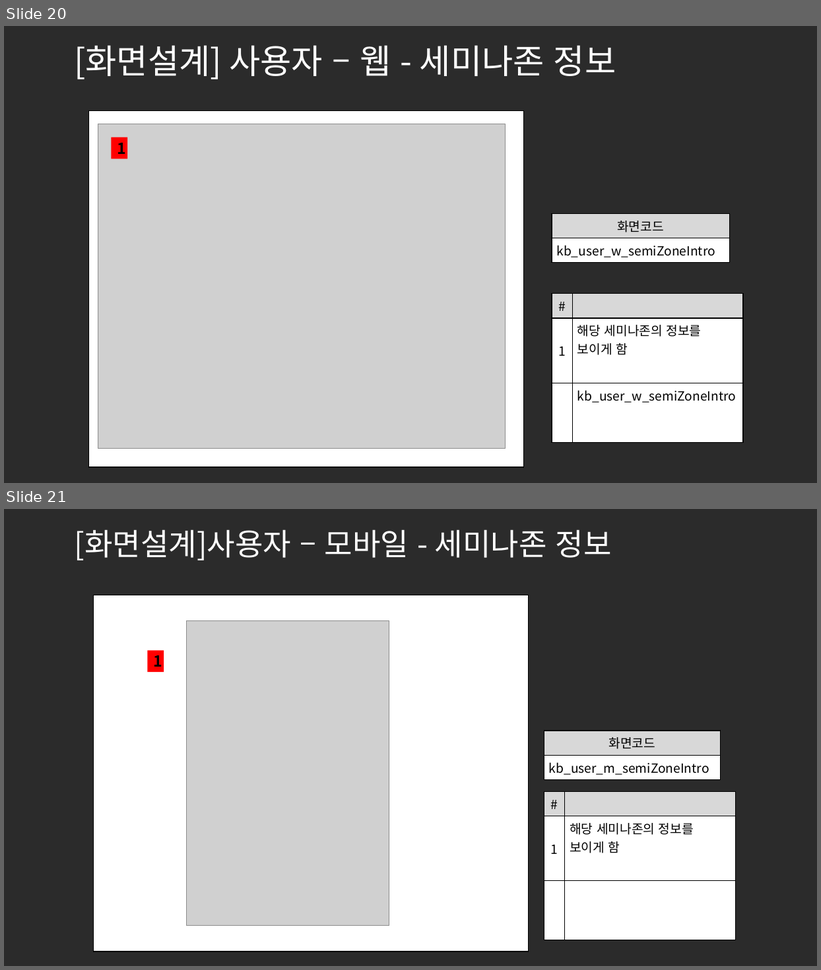
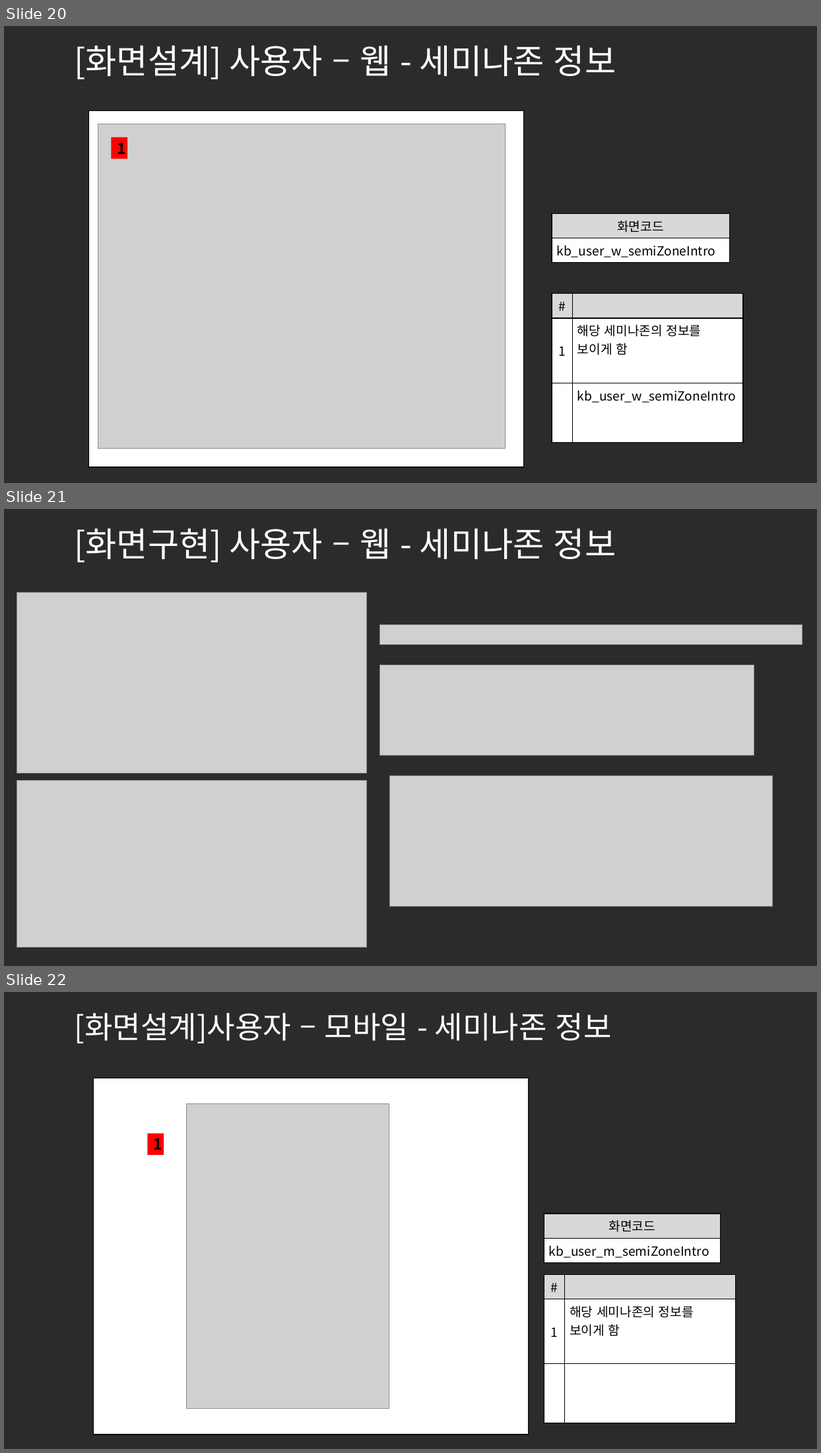
Before and after one commit to ezenteam2/e-Zone, a slide deck: 0 발표용 파워포인트/project05 - 파워포인트 종합 - 기범.pptx. Shown one above the other, each under a label of ours: slides 20 and 21 before the commit, slides 20, 21 and 22 after it. The pictures are 821x970 and 821x1453 pixels, drawn with LibreOffice and Linux fonts; fonts in the diff are those of the drawing; grey boxes stand for pictures; background and template pictures are left out; a plain dark background stands for a picture behind light text. Boxes give left, top, right and bottom in pixels: in the first picture for what was removed or moved away, otherwise in the second. Text is boxed around its words. In the diff, an @@ line names an element or a change of style, - is before the commit and + after.

```diff
--- a/0 발표용 파워포인트/project05 - 파워포인트 종합 - 기범.pptx
+++ b/0 발표용 파워포인트/project05 - 파워포인트 종합 - 기범.pptx
@@ slide 21 added at <box>4,509,817,966</box>, background picture (left out) @@
@@ title added at <box>74,528,616,562</box>, 40 pt, text #FFFFFF @@
+[화면구현] 사용자 – 웹 - 세미나존 정보
@@ picture added at <box>17,593,367,774</box> @@
@@ picture added at <box>380,625,803,644</box> @@
@@ picture added at <box>380,665,754,755</box> @@
@@ picture added at <box>17,780,367,948</box> @@
@@ picture added at <box>390,776,773,907</box> @@
@@ what was slide 21 is now slide 22 @@
```
Also in this commit, not shown: 7 slides changed, 1 other slide added, 1 slide removed, 1 other file.
